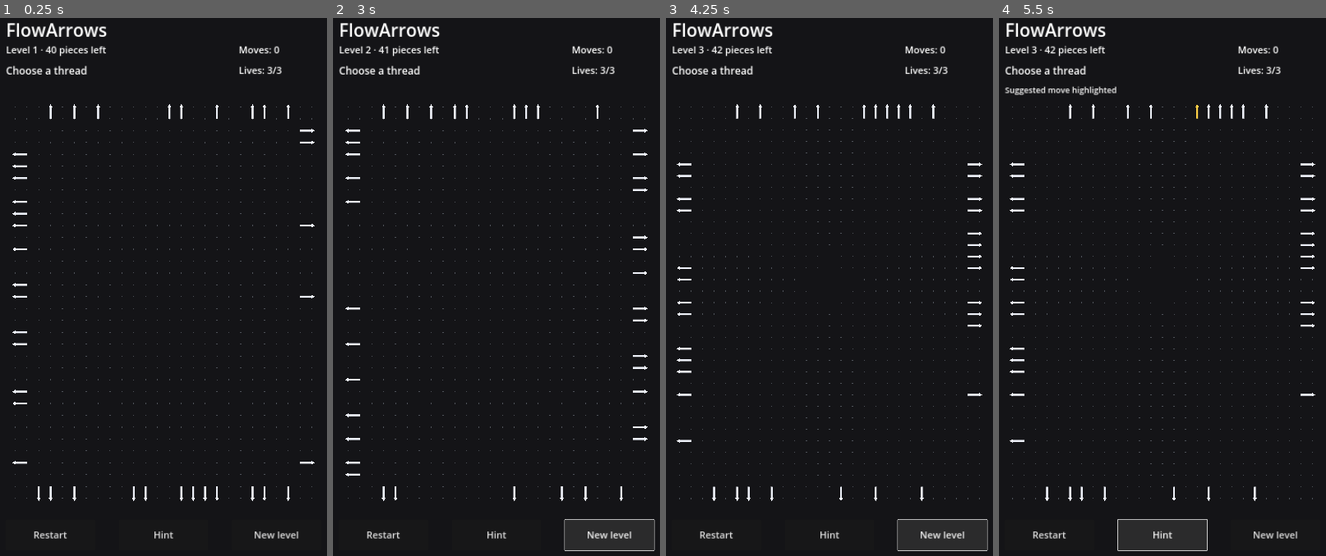
Above: before the commit, frames 1-4 (left to right).
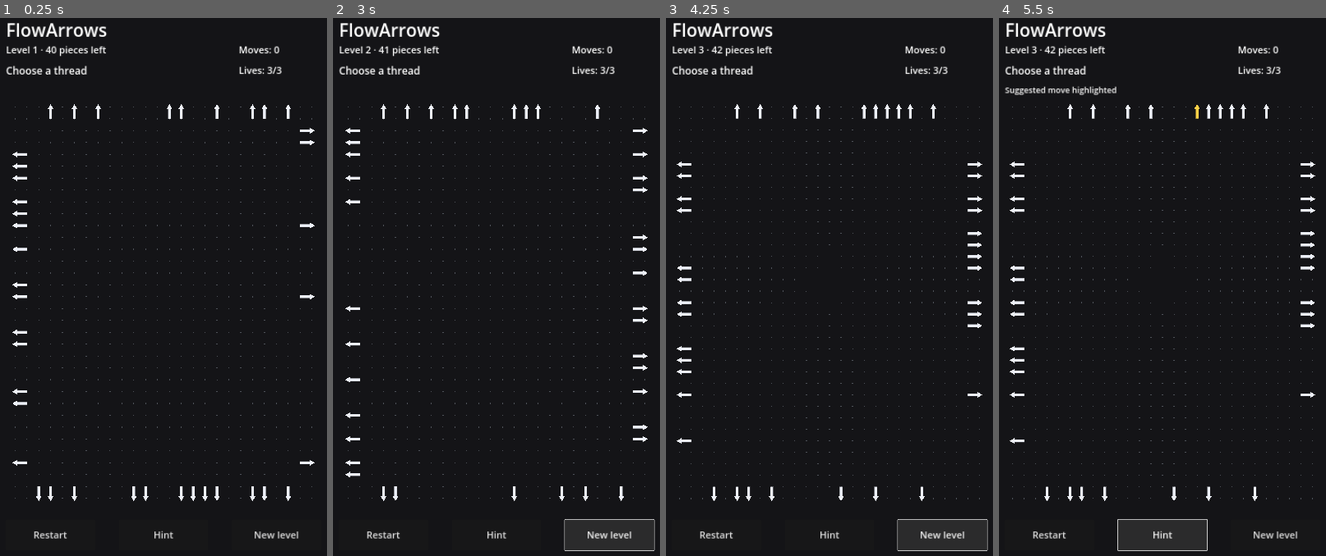
Above: after the commit, the same moments.

Repository: AiRigaLabs01/FlowArrows
Game: Godot game, scene res://src/game/main.tscn
Two runs of this game, one before a commit and one after it. Both use one fixed random seed, a clock stepped at 60 frames per second and the inputs below.
Inputs:
- Up to frame 1 (0.25 s): no input
- Up to frame 2 (3 s): click "Restart" at 0.5 s; click "Restart" at 1.25 s; click "Restart" at 2 s; click "New level" at 2.75 s
- Up to frame 3 (4.25 s): click "New level" at 3.5 s
- Up to frame 4 (5.5 s): click "Hint" at 4.25 s; click "Hint" at 5 s

The runs differ from the first frame. In frame 1, 0.4% of the frame differs, in the area x 4-96%, y 16-90%; in frame 2, 0.4%; in frame 3, 0.5%; in frame 4, 0.5%.

Commit message:
Keep dense-board arrows visually readable

Diff:
--- a/src/game/piece_view.gd
+++ b/src/game/piece_view.gd
@@ -56,10 +56,12 @@
 func _draw() -> void:
 	if cells.is_empty():
 		return
-	var scale_factor: float = clampf(cell_size / 72.0, 0.52, 1.10)
-	var line_width: float = BASE_LINE_WIDTH * scale_factor
-	var head_length: float = BASE_HEAD_LENGTH * scale_factor
-	var head_width: float = BASE_HEAD_WIDTH * scale_factor
+	# Dense boards use tiny cells; keep a visual floor so a thread does not collapse
+	# into a grid dot while preserving a thinner body than earlier builds.
+	var scale_factor: float = clampf(cell_size / 54.0, 0.78, 1.12)
+	var line_width: float = maxf(6.2, BASE_LINE_WIDTH * scale_factor)
+	var head_length: float = maxf(13.0, BASE_HEAD_LENGTH * scale_factor)
+	var head_width: float = maxf(7.5, BASE_HEAD_WIDTH * scale_factor)
 
 	if exit_progress > 0.01:
 		_draw_exit_trail(scale_factor)
@@ -82,8 +84,7 @@
 	else:
 		draw_polyline(PackedVector2Array(points), body_color, line_width, true)
 
-	# Keep the head visually distinct from the thinner thread body.
-	var tip: Vector2 = points[-1] + Vector2(direction) * cell_size * 0.24
+	var tip: Vector2 = points[-1] + Vector2(direction) * maxf(cell_size * 0.24, 7.0)
 	var back: Vector2 = tip - Vector2(direction) * head_length
 	var normal: Vector2 = Vector2(-direction.y, direction.x)
 	var triangle := PackedVector2Array([tip, back + normal * head_width, back - normal * head_width])
@@ -123,7 +124,7 @@
 		pressed.emit(piece_id, self)
 
 func _hit_test(point: Vector2) -> bool:
-	var hit_radius: float = BASE_HIT_RADIUS * clampf(cell_size / 72.0, 0.72, 1.10)
+	var hit_radius: float = BASE_HIT_RADIUS * clampf(cell_size / 54.0, 0.72, 1.10)
 	var points: Array[Vector2] = _local_points()
 	for p: Vector2 in points:
 		if point.distance_to(p) <= hit_radius:
